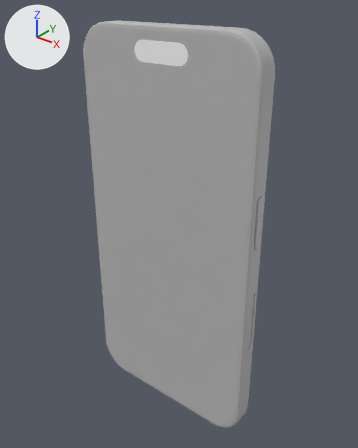
Before and after pictures for a commit that changed the glTF model public/models/gltf/iphone.glb.
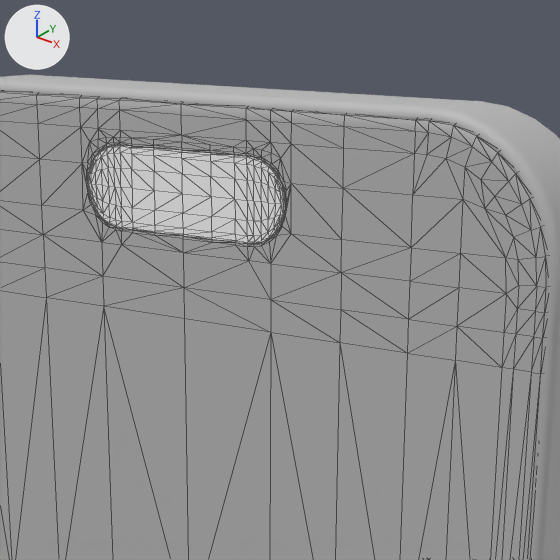
Old and new are each drawn whole from a 50 mm camera at (0.104, -0.1245, 0.085) aimed at (0.0002, 0.0053, 0.0046) and again close up on the part from 31% to 73% of the width and 0% to 34% of the height. Lighting does not change. The marker at upper left points along +X, +Y and +Z. The close-ups show mesh edges as thin lines. Where no turn or scale is listed for an object, it has been applied to the vertices. Vertices at the same position are counted once.

Before the edit, the objects in view are built like this:
```python
me_mesh = bpy.data.meshes.new('Mesh')
me_mesh.from_pydata(...)  # 539 vertices, 970 faces; spans x -0.035..0.035, y -0.0037..-0.0034, z -0.073..0.073
me_mesh.materials.append(mat_phone_screen_mat)  # grey #bcbcbc
me_mesh_002 = bpy.data.meshes.new('Mesh.002')
me_mesh_002.from_pydata(...)  # 4132 vertices, 7357 faces; spans x -0.0363..0.0363, y -0.0036..0.0041, z -0.0738..0.0738
me_mesh_002.materials.append(mat_dir_tex_metal_mat)  # grey #bcbcbc
me_mesh_004 = bpy.data.meshes.new('Mesh.004')
me_mesh_004.from_pydata(...)  # 639 vertices, 1134 faces; spans x -0.0107..0.0283, y -0.0037..0.0081, z 0.0337..0.0693
me_mesh_004.materials.append(mat_camera_glass_mat)  # white #ffffff
ob_camera_glass = bpy.data.objects.new('camera_glass', me_mesh_004)
ob_camera_glass.location = (0.0, 0.0, 0.0)
ob_dir_tex_metal = bpy.data.objects.new('dir_tex_metal', me_mesh_002)
ob_dir_tex_metal.location = (0.0, 0.0, 0.0)
ob_phone_screen = bpy.data.objects.new('phone_screen', me_mesh)
ob_phone_screen.location = (0.0, 0.0, 0.0)
```
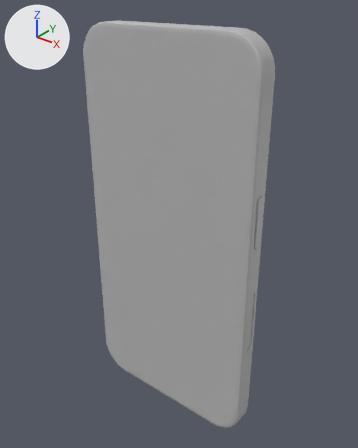
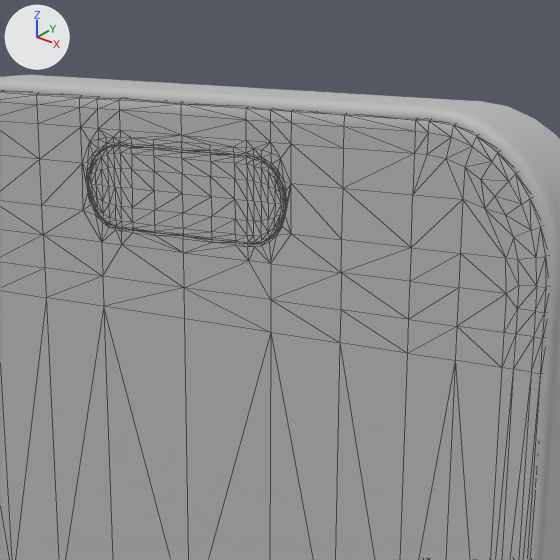
What differs and where, as boxes [x1, y1, x2, y2] in the close-ups (560 x 560 px):
'camera_glass', reshaped (not visible afterwards): before [88, 145, 285, 244]
part 2 of me_mesh, added: after [88, 145, 285, 244]

The edits, one by one:
me_mesh_004 has 639 vertices, 1134 faces and spans x -0.0107..0.0283, y -0.0037..0.0081, z 0.0337..0.0693.
me_mesh_004 is used by ob_camera_glass; location (0.0, 0.0, 0.0).
me_mesh_004 part 1: the loose piece of 285 vertices spanning x -0.0107..0.0107, y -0.0037..-0.003, z 0.0626..0.0693 is deleted.
me_mesh is used by ob_phone_screen; location (0.0, 0.0, 0.0).
me_mesh had 539 vertices, 970 faces and spanned x -0.035..0.035, y -0.0037..-0.0034, z -0.073..0.073.
me_mesh now has 824 vertices, 1498 faces and spans x -0.035..0.035, y -0.0037..-0.003, z -0.073..0.073.
me_mesh part 2: a new loose piece of 285 vertices spanning x -0.0107..0.0107, y -0.0037..-0.003, z 0.0626..0.0693, in mat_phone_screen_mat (grey #bcbcbc).
